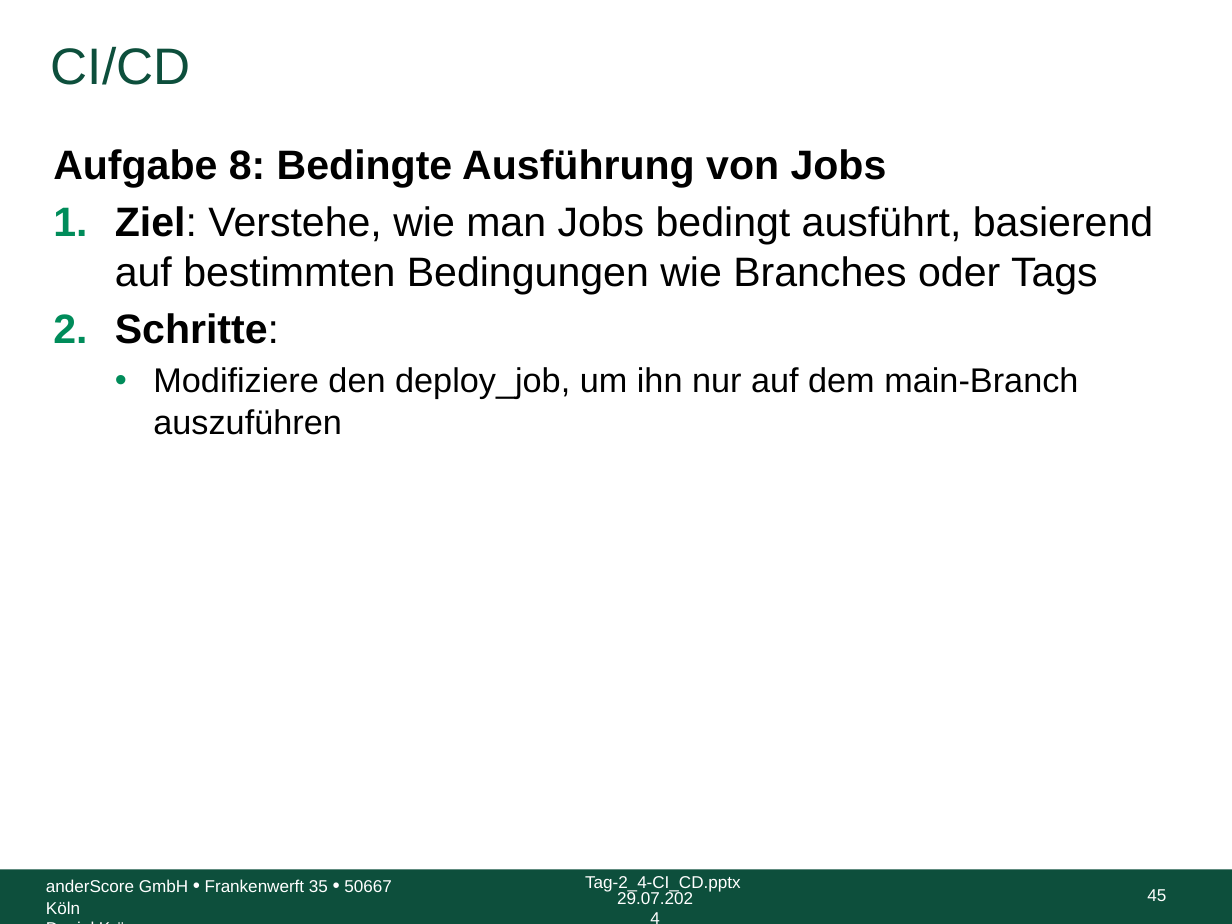
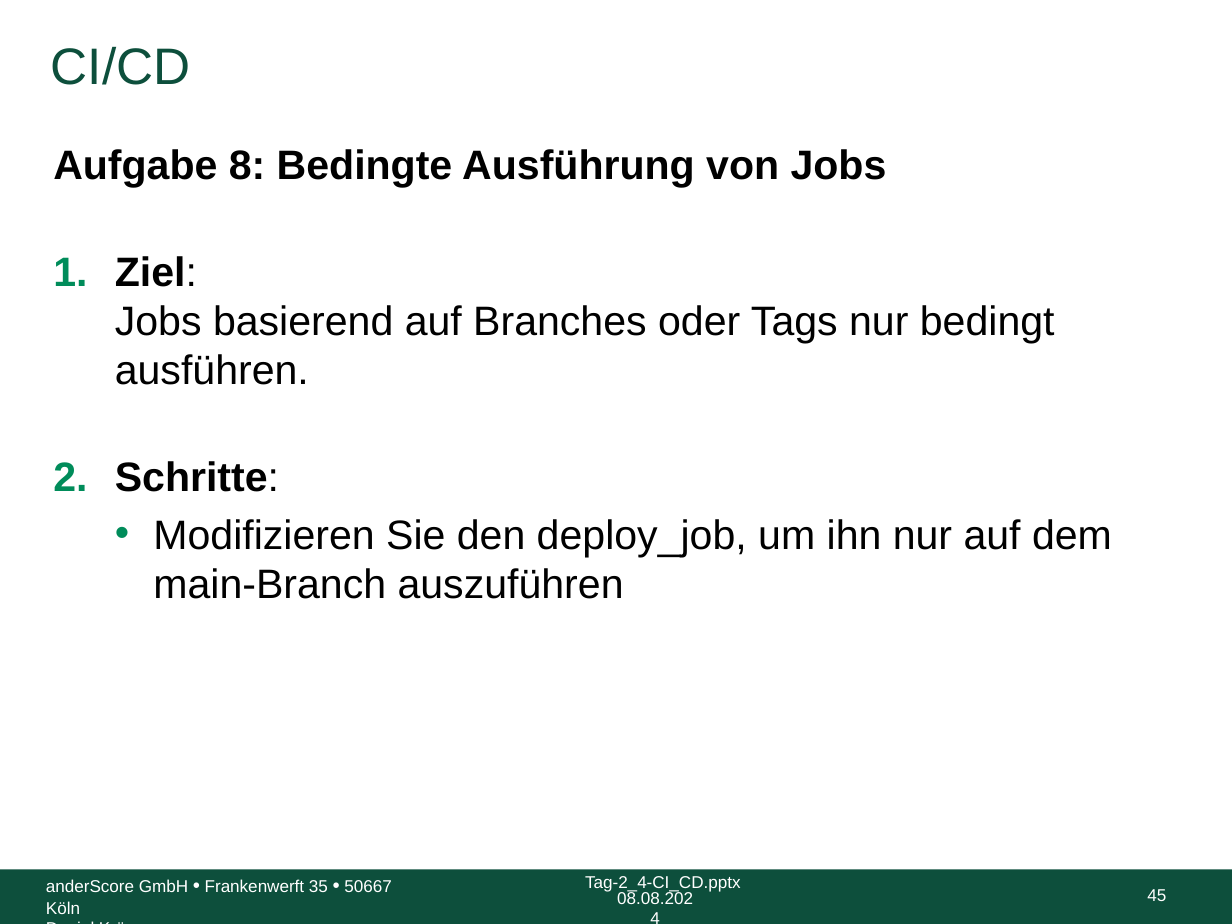
Before and after one commit to anderscore-gmbh/gitlab, a slide deck: slide 45 of slides/Tag-2_4-CI_CD.pptx. Drawn at 1232x924 pixels with LibreOffice and Linux fonts; fonts in the diff are those of the drawing; background and template pictures are left out. Boxes give left, top, right and bottom in pixels: in the first picture for what was removed or moved away, otherwise in the second. Text is boxed around its words. In the diff, an @@ line names an element or a change of style, - is before the commit and + after.

```diff
--- a/slides/Tag-2_4-CI_CD.pptx
+++ b/slides/Tag-2_4-CI_CD.pptx
@@ text at [115,256,1055,385]: text changed @@
-1. Ziel: Verstehe, wie man Jobs bedingt ausführt, basierend auf bestimmten Bedingungen wie Branches oder Tags
+1. Ziel:
+   Jobs basierend auf Branches oder Tags nur bedingt ausführen.
@@ text at [153,519,1112,599]: text changed; size 20 to 24 pt @@
-  • Modifiziere den deploy_job, um ihn nur auf dem main-Branch auszuführen
+  • Modifizieren Sie den deploy_job, um ihn nur auf dem main-Branch auszuführen
@@ text at [617,890,693,904]: text changed @@
-29.07.2024
+08.08.2024
```
Also in this commit, not shown: 46 other slides changed.
